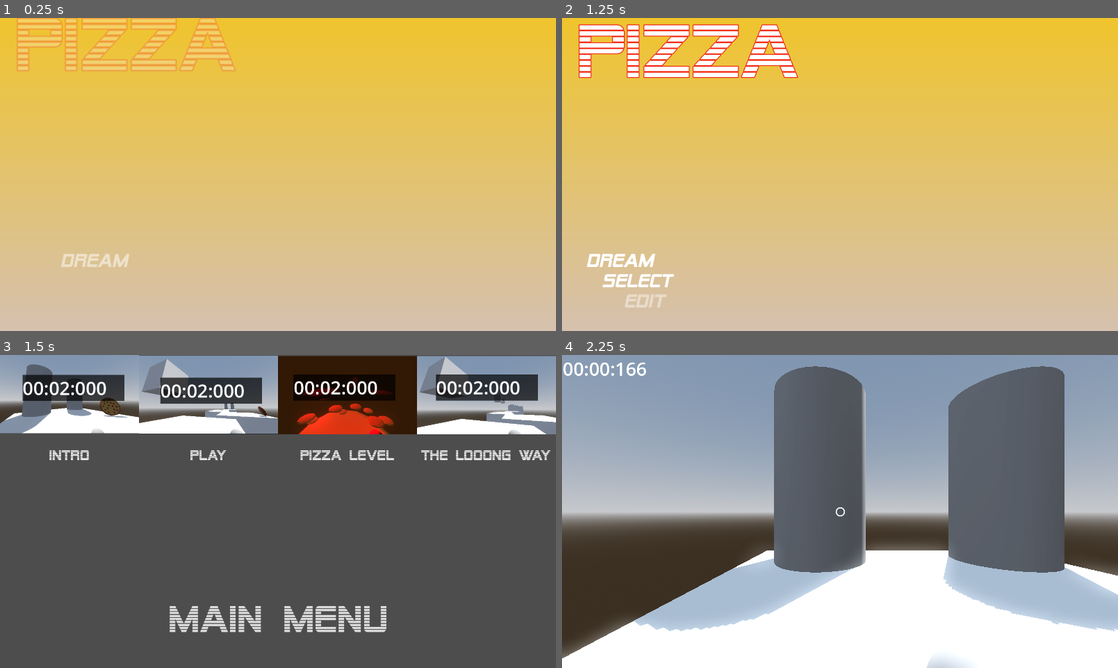
Above: before the commit, frames 1-4 (two rows, left to right).
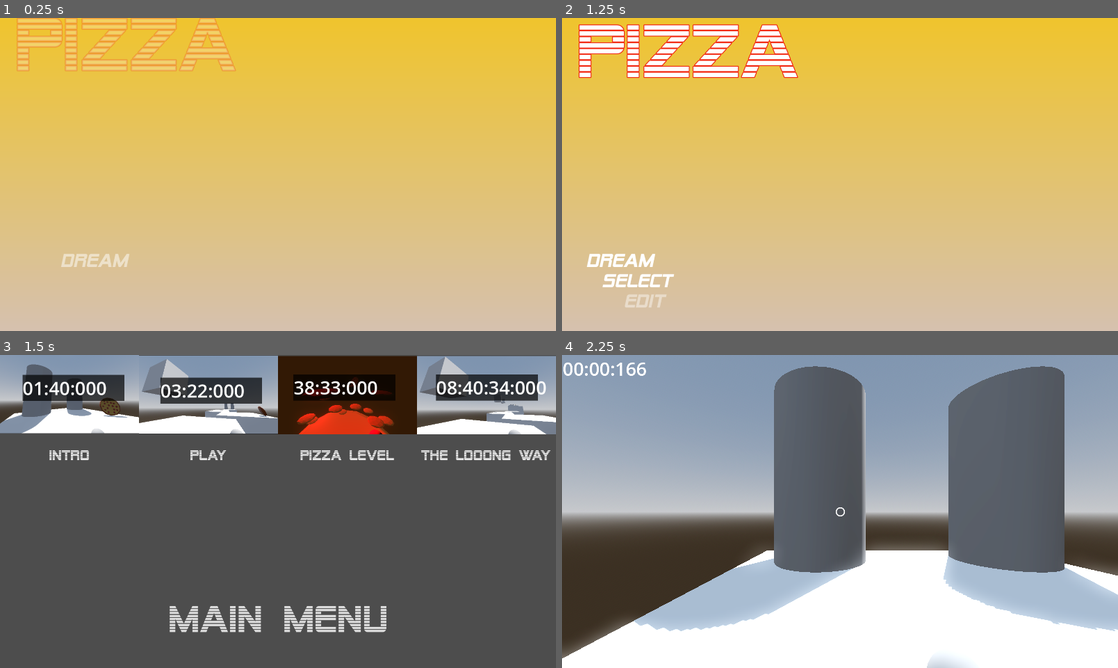
Above: after the commit, the same moments.

Repository: MattCharles/Dreams
Game: Godot game, scene res://Scenes/menu.tscn
Two runs of this game, one before a commit and one after it. Both use one fixed random seed, a clock stepped at 60 frames per second and the inputs below. Sound files missing from this copy of the repository are replaced by a short silence.
Inputs (mouse positions are in pixels of both pictures, inside the frame that each line leads up to):
- Up to frame 1 (0.25 s): no input
- Up to frame 2 (1.25 s): move the mouse to (962, 158) at 0.52 s; press the mouse at (962, 158) at 0.53 s; hold D (right) from 0.53 s (still down); tap Space (jump) at 0.77 s
- Up to frame 3 (1.5 s): release D (right) at 1.25 s; release the mouse at (400, 495) at 1.25 s; click "Select" at 1.25 s
- Up to frame 4 (2.25 s): click (628, 392) at 2 s

Frames 1-2 are identical in both runs. In frame 3, 0.7% of the frame differs, in the area x 6-99%, y 8-14%; in frame 4, nothing differs.

Commit message:
Made some dang. Levels

Diff:
--- a/Scenes/LevelSelect.gd
+++ b/Scenes/LevelSelect.gd
@@ -8,13 +8,15 @@
 
 # Called when the node enters the scene tree for the first time.
 func _ready():
+	var i := 1
 	for entry in container.get_children():
 		for node in entry.get_children():
 			if node is SpeedRunTimer:
 				timers.push_back(node)
 				node.stop_timer()
-				node.update(2)
+				node.update($"/root/GameData".level_times[i])
 				node.label.text = node.print_formatted_time()
+		i+=1
 
 
 func _on_pizza_level_button_pressed():
--- a/Scenes/maaaaaaaaaaaaaaaaaaaaaaaatttest.gd
+++ b/Scenes/maaaaaaaaaaaaaaaaaaaaaaaatttest.gd
@@ -9,7 +9,7 @@
 @onready var finish_line := $FinishLine
 
 func _ready():
-	$"/root/GameData".current_level = 3
+	$"/root/GameData".current_level = 4
 	finish_line.finished.connect(go_to_next_scene)
 	get_viewport().set_physics_object_picking(true)
 
@@ -21,4 +21,4 @@
 		pizza.linear_velocity = Vector3.ZERO
 
 func go_to_next_scene():
-	pass
+	get_tree().change_scene_to_file("res://Scenes/LevelSelect.tscn")
--- a/Scenes/pizza_level.gd
+++ b/Scenes/pizza_level.gd
@@ -7,7 +7,7 @@
 @onready var pizza_spawn := $PizzaSpawn
 
 func _ready():
-	$"/root/GameData".current_level = 2
+	$"/root/GameData".current_level = 3
 	get_viewport().set_physics_object_picking(true)
 
 func _process(_delta):
--- a/Scripts/game_data.gd
+++ b/Scripts/game_data.gd
@@ -4,6 +4,4 @@
 var steps_sound := false
 var current_level := 0
 
-class Level:
-	var title:String
-	var target_time
+var level_times := [0, 100, 202, 2313, 1231231234]
--- a/SpeedrunTimer.gd
+++ b/SpeedrunTimer.gd
@@ -47,6 +47,7 @@
 
 func finish_level():
 	stop_timer()
+	$"/root/GameData".level_times[$"/root/GameData".current_level] = minf($"/root/GameData".level_times[$"/root/GameData".current_level], time)
 	emit_signal("finished_level", time)
 
 func stop_timer():
